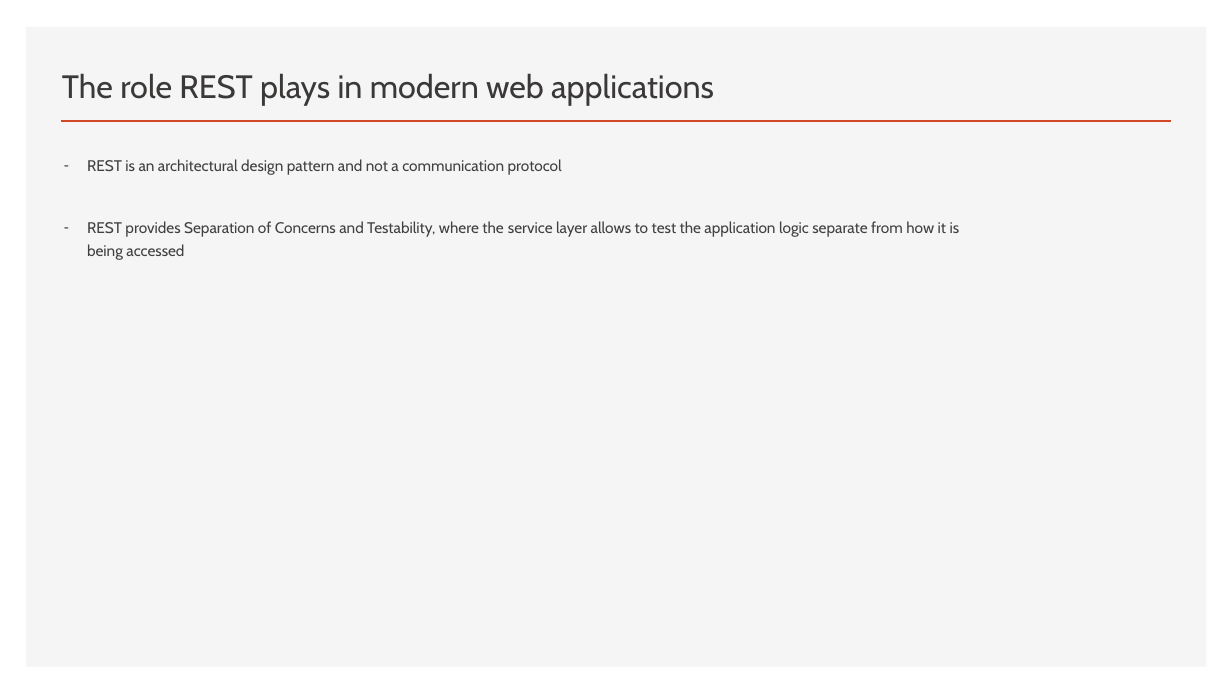
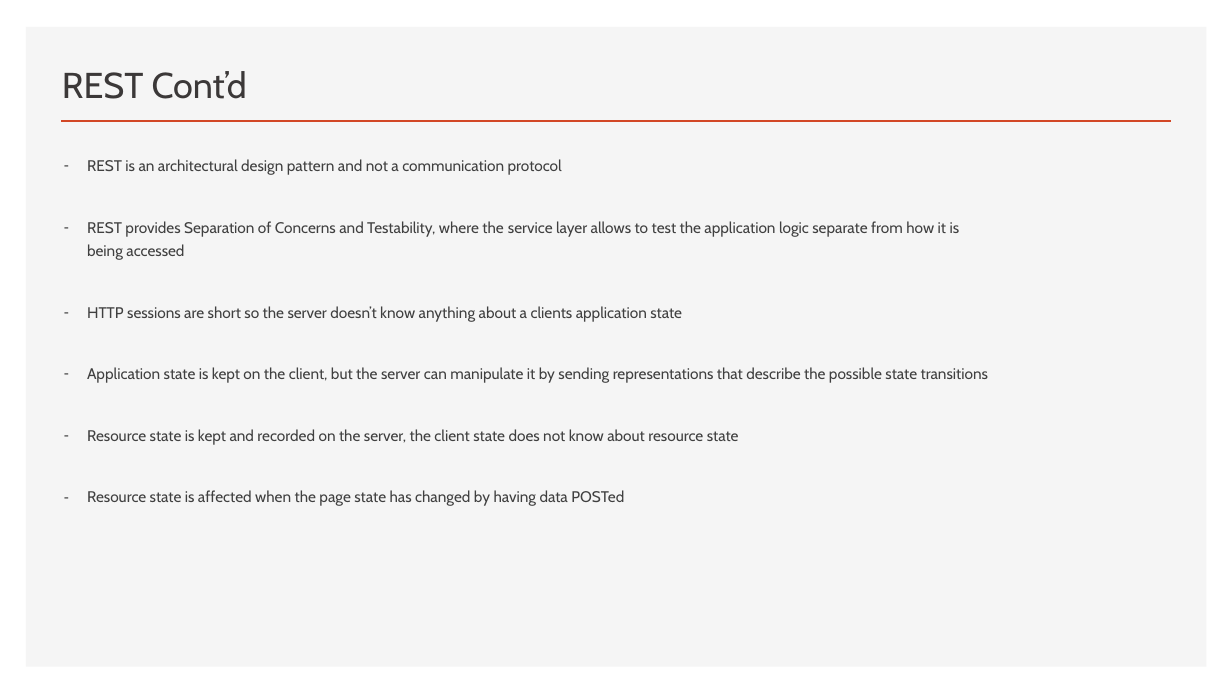
Before and after one commit to erniephillips/erniephillips.github.io, a slide deck: slide 5 of restful-api-presentations/phillips-presentation-week-1.pptx (slide 3 before the commit). Drawn at 1232x693 pixels with LibreOffice and Linux fonts; fonts in the diff are those of the drawing. Boxes give left, top, right and bottom in pixels: in the first picture for what was removed or moved away, otherwise in the second. Text is boxed around its words. In the diff, an @@ line names an element or a change of style, - is before the commit and + after.

```diff
--- a/restful-api-presentations/phillips-presentation-week-1.pptx
+++ b/restful-api-presentations/phillips-presentation-week-1.pptx
@@ title at [62,71,247,99]: text changed; size 25.2 to 28 pt @@
-The role REST plays in modern web applications
+REST Cont’d
@@ text at [87,306,988,506]: paragraphs added @@
+– HTTP sessions are short so the server doesn’t know anything about a clients application state
+– Application state is kept on the client, but the server can manipulate it by sending representations that describe the possible state transitions
+– Resource state is kept and recorded on the server, the client state does not know about resource state
+– Resource state is affected when the page state has changed by having data POSTed
```
Also in this commit, not shown: 2 other slides changed, 6 slides added.
